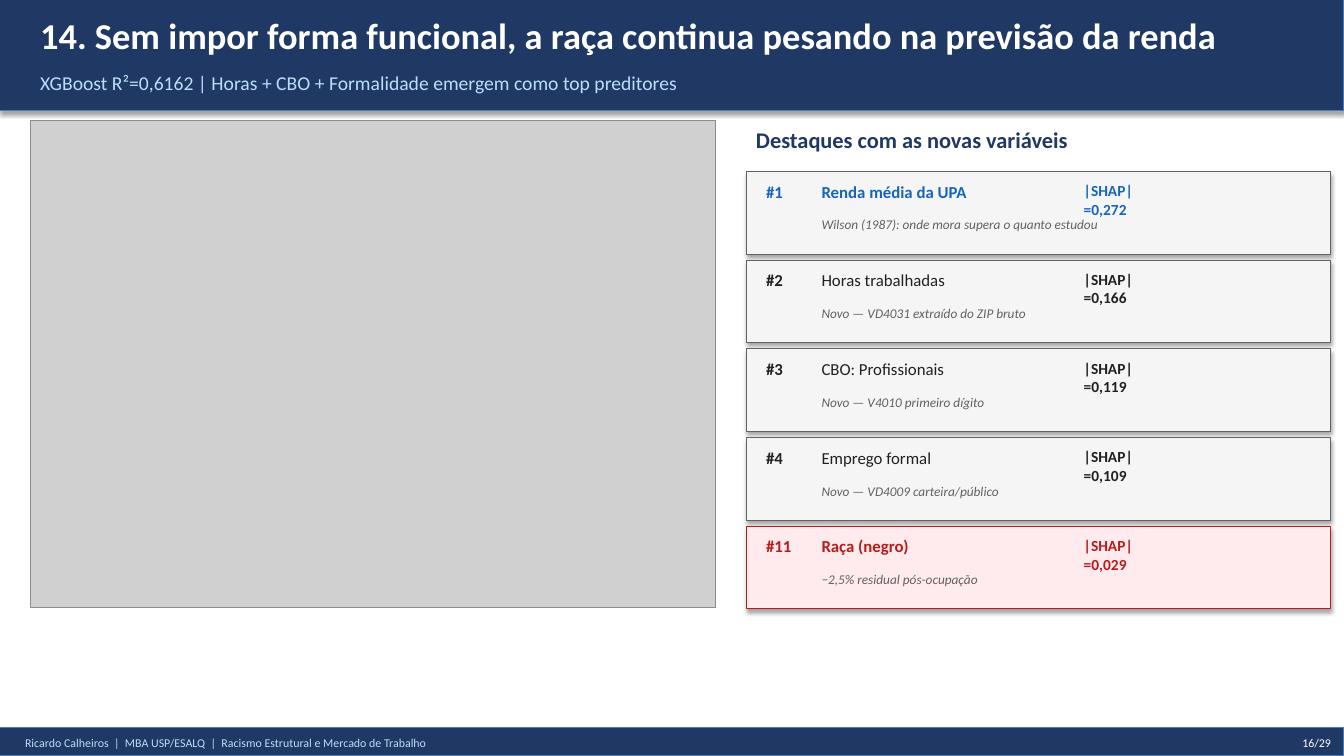
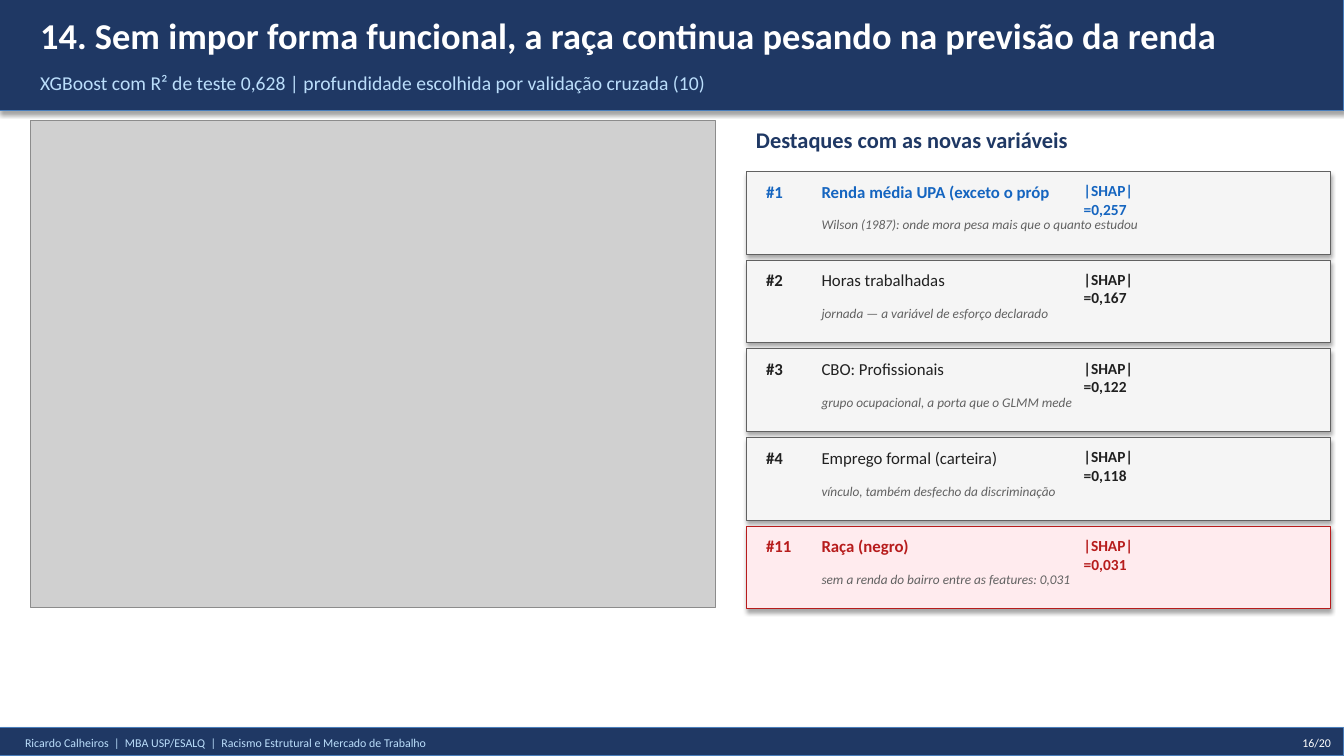
Before and after one commit to rickinrj-ux/ProjetoRacismoPNAD, a slide deck: slide 16 of entregaveis/apresentacao_tcc.pptx (slide 15 before the commit). Drawn at 1344x756 pixels with LibreOffice and Linux fonts; fonts in the diff are those of the drawing; grey boxes stand for pictures. Boxes give left, top, right and bottom in pixels: in the first picture for what was removed or moved away, otherwise in the second. Text is boxed around its words. In the diff, an @@ line names an element or a change of style, - is before the commit and + after.

```diff
--- a/entregaveis/apresentacao_tcc.pptx
+++ b/entregaveis/apresentacao_tcc.pptx
@@ text at <box>40,75,705,94</box>: text changed @@
-XGBoost R²=0,6162 | Horas + CBO + Formalidade emergem como top preditores
+XGBoost com R² de teste 0,628 | profundidade escolhida por validação cruzada (10)
@@ text at <box>822,185,1050,201</box>: text changed @@
-Renda média da UPA
+Renda média UPA (exceto o próp
@@ text at <box>1084,184,1133,217</box>: text changed @@
-|SHAP|=0,272
+|SHAP|=0,257
@@ text at <box>822,219,1138,231</box>: text changed @@
-Wilson (1987): onde mora supera o quanto estudou
+Wilson (1987): onde mora pesa mais que o quanto estudou
@@ text at <box>1084,273,1133,305</box>: text changed @@
-|SHAP|=0,166
+|SHAP|=0,167
@@ text at <box>822,309,1049,320</box>: text changed @@
-Novo — VD4031 extraído do ZIP bruto
+jornada — a variável de esforço declarado
@@ text at <box>1084,362,1133,394</box>: text changed @@
-|SHAP|=0,119
+|SHAP|=0,122
@@ text at <box>822,398,1072,409</box>: text changed @@
-Novo — V4010 primeiro dígito
+grupo ocupacional, a porta que o GLMM mede
@@ text at <box>822,452,997,467</box>: text changed @@
-Emprego formal
+Emprego formal (carteira)
@@ text at <box>1084,450,1133,483</box>: text changed @@
-|SHAP|=0,109
+|SHAP|=0,118
@@ text at <box>822,487,1055,498</box>: text changed @@
-Novo — VD4009 carteira/público
+vínculo, também desfecho da discriminação
@@ text at <box>1084,539,1133,572</box>: text changed @@
-|SHAP|=0,029
+|SHAP|=0,031
@@ text at <box>822,575,1070,586</box>: text changed @@
-−2,5% residual pós-ocupação
+sem a renda do bairro entre as features: 0,031
@@ text at <box>1302,739,1331,748</box>: text changed @@
-16/29
+16/20
```
Also in this commit, not shown: 16 other slides changed, 3 slides added, 3 slides removed, 1 other file.
